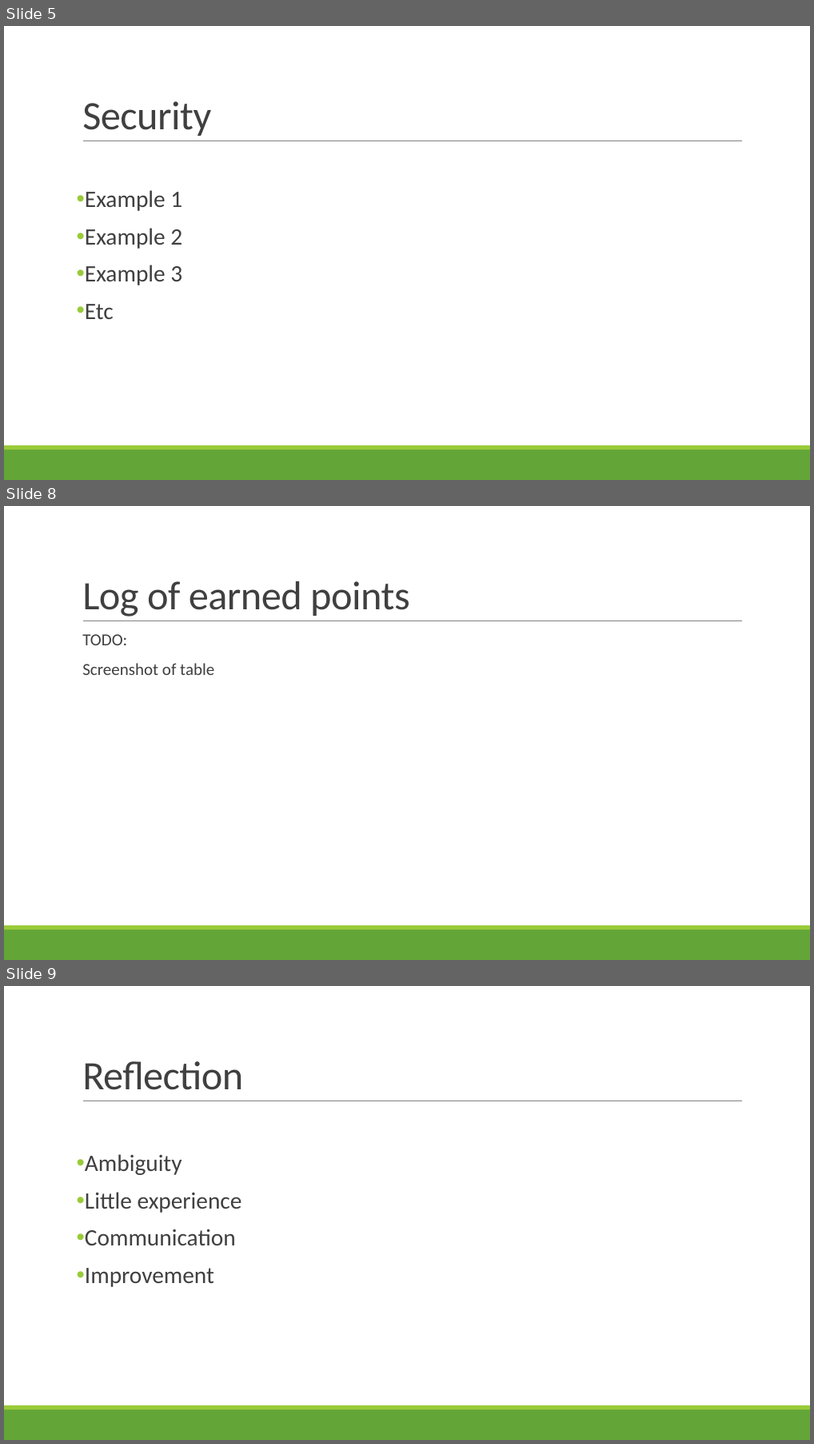
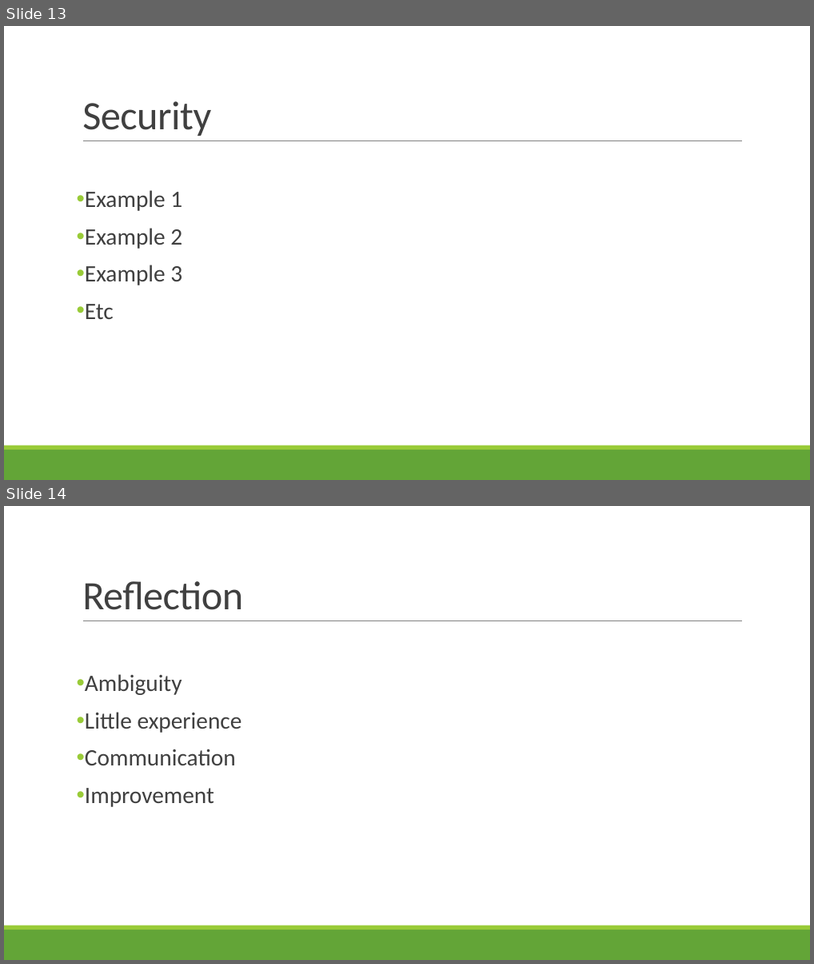
Before and after one commit to shossains/OOPProject, a slide deck: PpGoGreen.pptx. Shown one above the other, each under a label of ours: slides 5, 8 and 9 before the commit, slides 13 and 14 after it; the slides between them are not shown. The pictures are 814x1444 and 814x964 pixels, drawn with LibreOffice and Linux fonts; fonts in the diff are those of the drawing. Boxes give left, top, right and bottom in pixels: in the first picture for what was removed or moved away, otherwise in the second. Text is boxed around its words. In the diff, an @@ line names an element or a change of style, - is before the commit and + after.

```diff
--- a/PpGoGreen.pptx
+++ b/PpGoGreen.pptx
@@ slide 8 removed at (4, 506, 810, 960), background #FFFFFF; not listed: 3 template elements that a slide beside it also shows @@
@@ title removed at (82, 581, 410, 616) @@
-Log of earned points
@@ text removed at (82, 634, 214, 675) @@
-  TODO:
-  Screenshot of table
@@ what was slide 5 is now slide 13 @@
@@ what was slide 9 is now slide 14 @@
```
Also in this commit, not shown: 1 slide changed, 9 slides added, 3 other slides removed.
